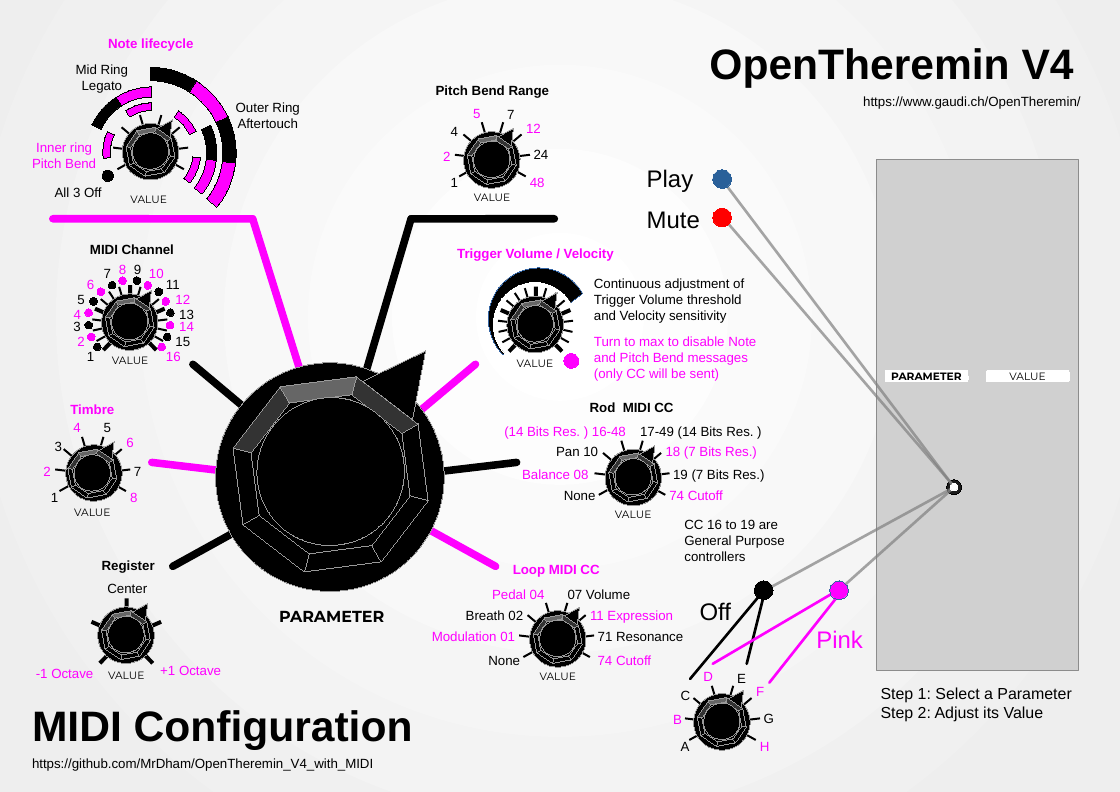
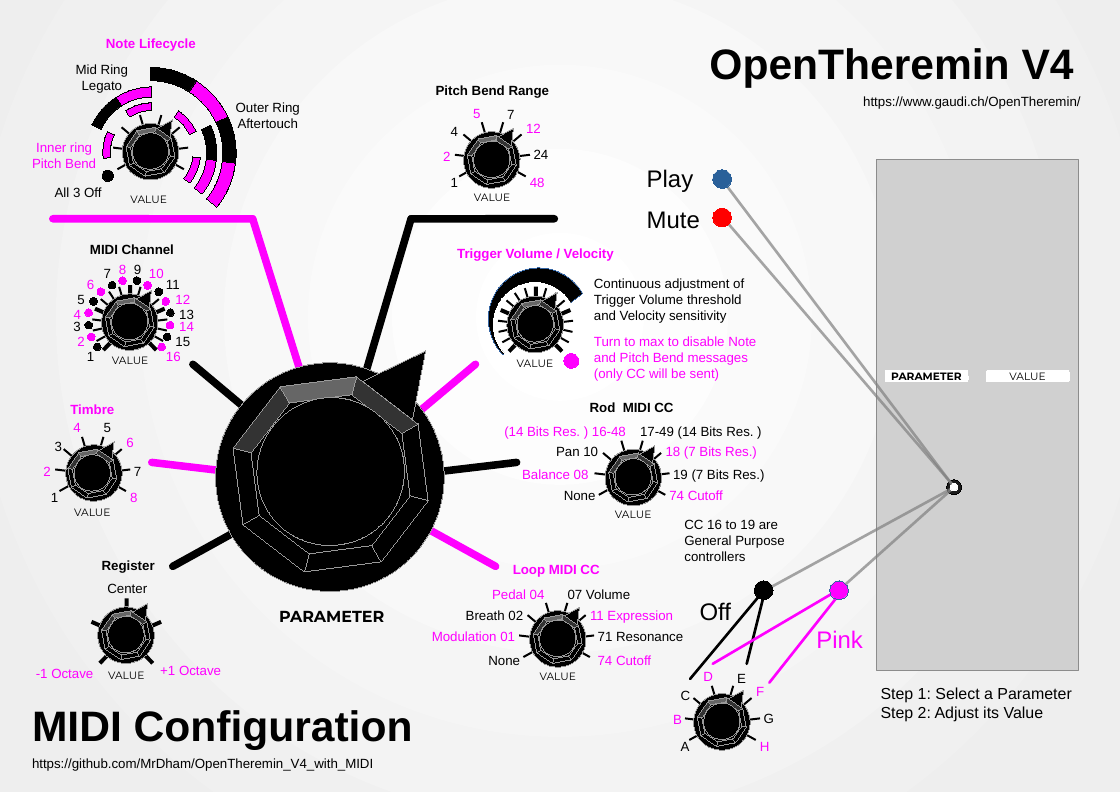
Before and after one commit to MrDham/OpenTheremin_V4_with_MIDI, a slide deck: slide 1 of Antiseche open theremin PnB.odp. Drawn at 1120x792 pixels with LibreOffice and Linux fonts; fonts in the diff are those of the drawing; grey boxes stand for pictures. Boxes give left, top, right and bottom in pixels: in the first picture for what was removed or moved away, otherwise in the second. Text is boxed around its words. In the diff, an @@ line names an element or a change of style, - is before the commit and + after.

```diff
--- a/Antiseche open theremin PnB.odp
+++ b/Antiseche open theremin PnB.odp
@@ text at <box>106,38,196,51</box>: text changed @@
-Note lifecycle
+Note Lifecycle
```
Also in this commit, not shown: 1 other file.
